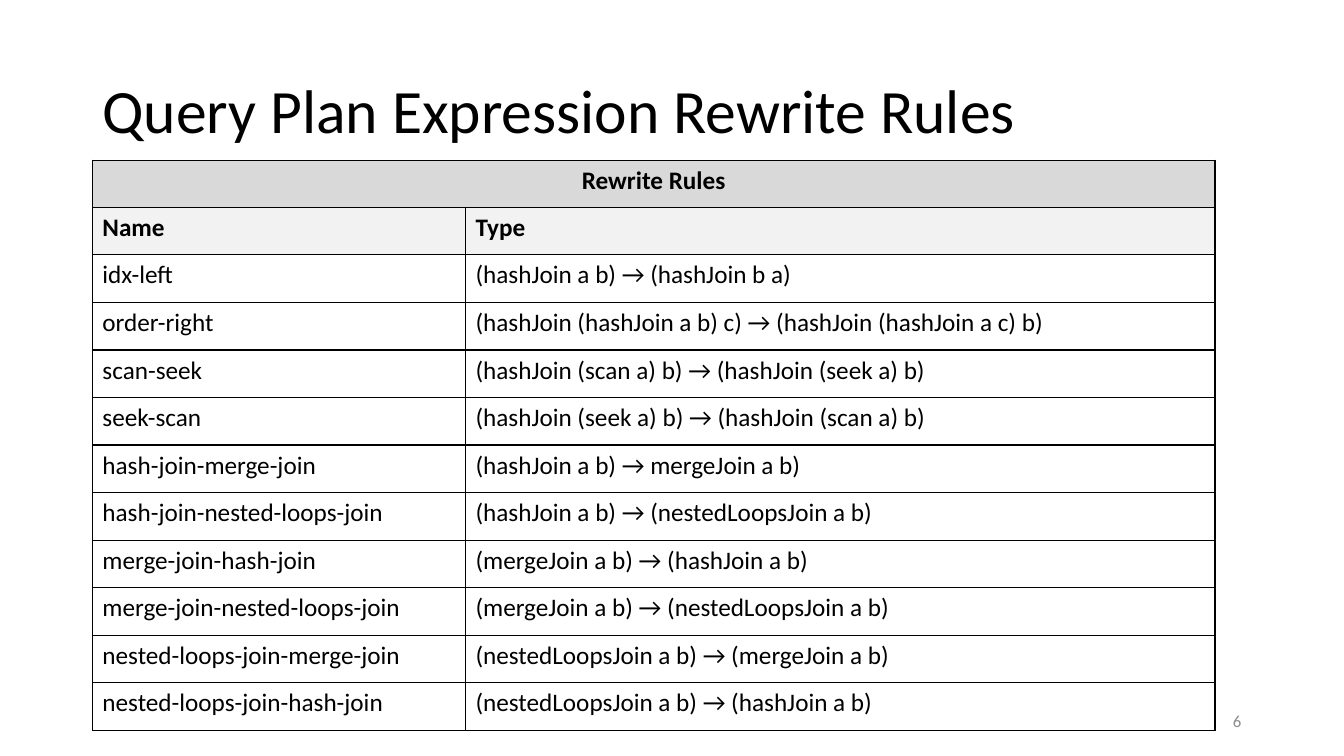
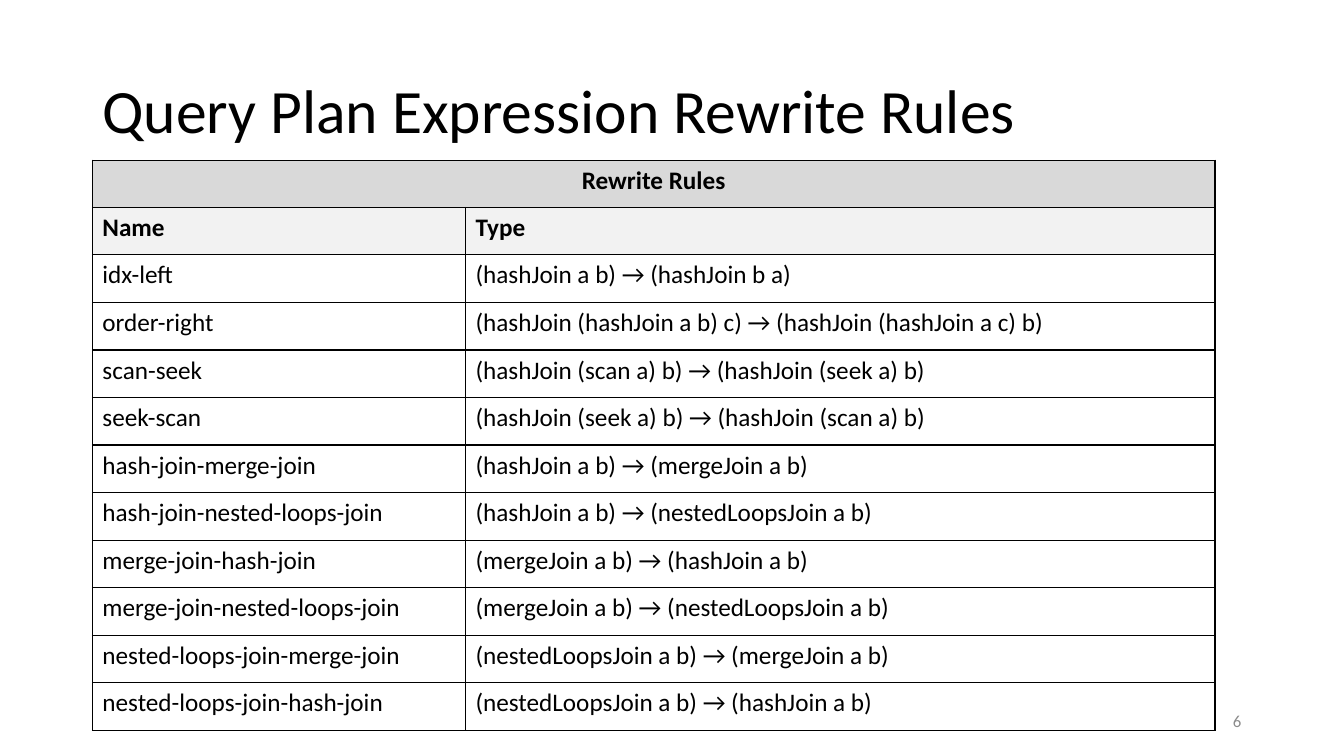
Before and after one commit to kburtram/eggplant, a slide deck: slide 6 of docs/kburtram-presentation.pptx. Drawn at 1344x756 pixels with LibreOffice and Linux fonts; fonts in the diff are those of the drawing. Boxes give left, top, right and bottom in pixels: in the first picture for what was removed or moved away, otherwise in the second. Text is boxed around its words. In the diff, an @@ line names an element or a change of style, - is before the commit and + after.

```diff
--- a/docs/kburtram-presentation.pptx
+++ b/docs/kburtram-presentation.pptx
@@ table at [93,160,1216,731] @@
-row 7, column 2: (hashJoin a b) → mergeJoin a b)
+row 7, column 2: (hashJoin a b) → (mergeJoin a b)
```
Also in this commit, not shown: 4 other slides changed, 1 other file.
